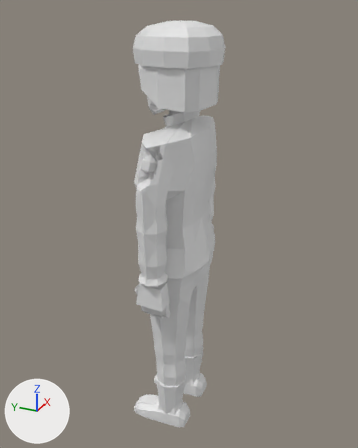
Two versions of the glTF model assets/models/zombie_soldier_f_b4.glb, one commit apart.
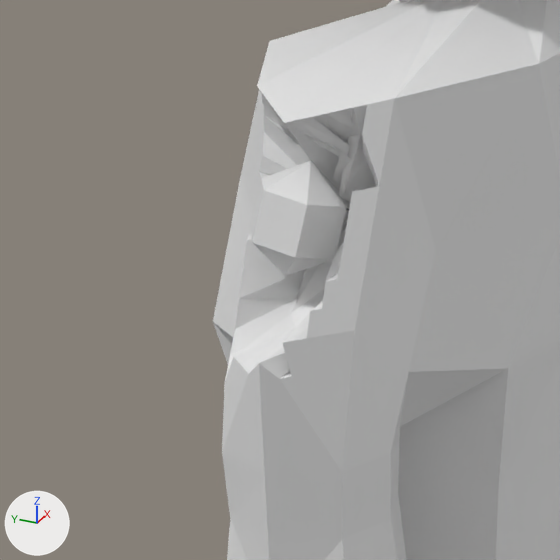
Each version is shown whole from a 50 mm lens placed at (-1.921, -0.859, 2.039), pointed at (0.035, 0.021, 1.061), then close up on the part from 27% to 54% of the width and 28% to 50% of the height. The lights are fixed; the arrows at lower left show +X, +Y and +Z. The older version's two pictures come first. Vertices at exactly the same position are counted once.

Objects in the first close-up: 'zombie_soldier_f_b4'.
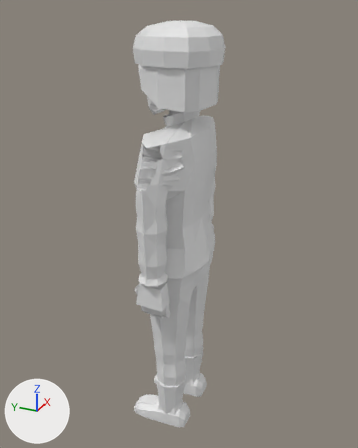
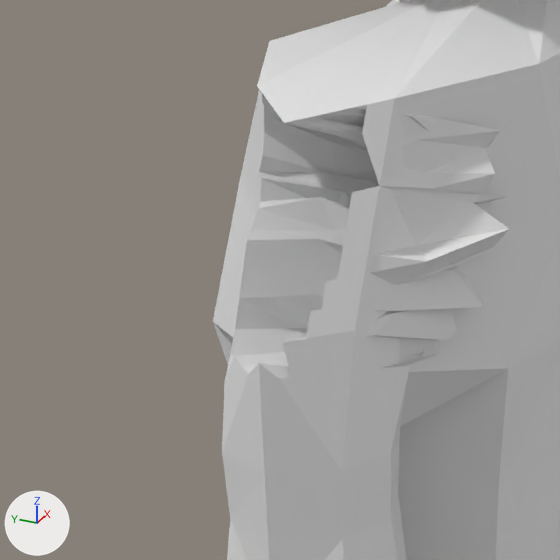
What changed in the scene script:
```text
Change me_zombie_soldier_f_b4:
    used by ob_zombie_soldier_f_b4; location = (0.0, 0.0, 0.0)
    remove me_zombie_soldier_f_b4.from_pydata(...)  # 1748 vertices, 3346 faces; spans x -0.36..0.36, y -0.19..0.2, z 0.0..1.95
    add me_zombie_soldier_f_b4.from_pydata(...)  # 1830 vertices, 3494 faces; spans x -0.36..0.36, y -0.19..0.2, z 0.0..1.95
    me_zombie_soldier_f_b4 part 1
    13 vertices are removed from x -0.3..-0.24, y -0.02..0.05, z 1.4..1.49
    46 faces are deleted
    8 vertices in x -0.3..-0.28, y -0.04..0.01, z 1.37..1.41 move by (0.0, -0.02, -0.02)
    4 vertices in x -0.27..-0.23, y 0.0..0.02, z 1.49..1.5 move by (0.02, -0.01, 0.01)
    3 vertices in x -0.22..-0.2, y 0.03, z 1.48..1.5 move by (0.03, 0.0, 0.01)
    3 vertices in x -0.27..-0.26, y -0.02..0.01, z 1.5 move by (0.01, -0.02, 0.01)
    3 vertices in x -0.26, y -0.04..-0.02, z 1.47..1.5 move by (0.02, -0.03, 0.01)
    91 vertices move from x -0.3..-0.18, y -0.05..0.05, z 1.37..1.5 to x -0.31..-0.01, y -0.11..0.05, z 1.34..1.51
    47 vertices are added at x -0.25..-0.01, y -0.1..0.08, z 1.29..1.52
    106 new faces join them
    other edits to the shape of me_zombie_soldier_f_b4 do not show in these pictures
```

Boxes [x1, y1, x2, y2] around the edits, measured in the close-ups (560 x 560 px; the box of a moved part takes in the faces that stretch with it):
part 1 of me_zombie_soldier_f_b4, moved or reshaped
    before: [225, 91, 379, 380]
    after: [225, 91, 509, 380]
